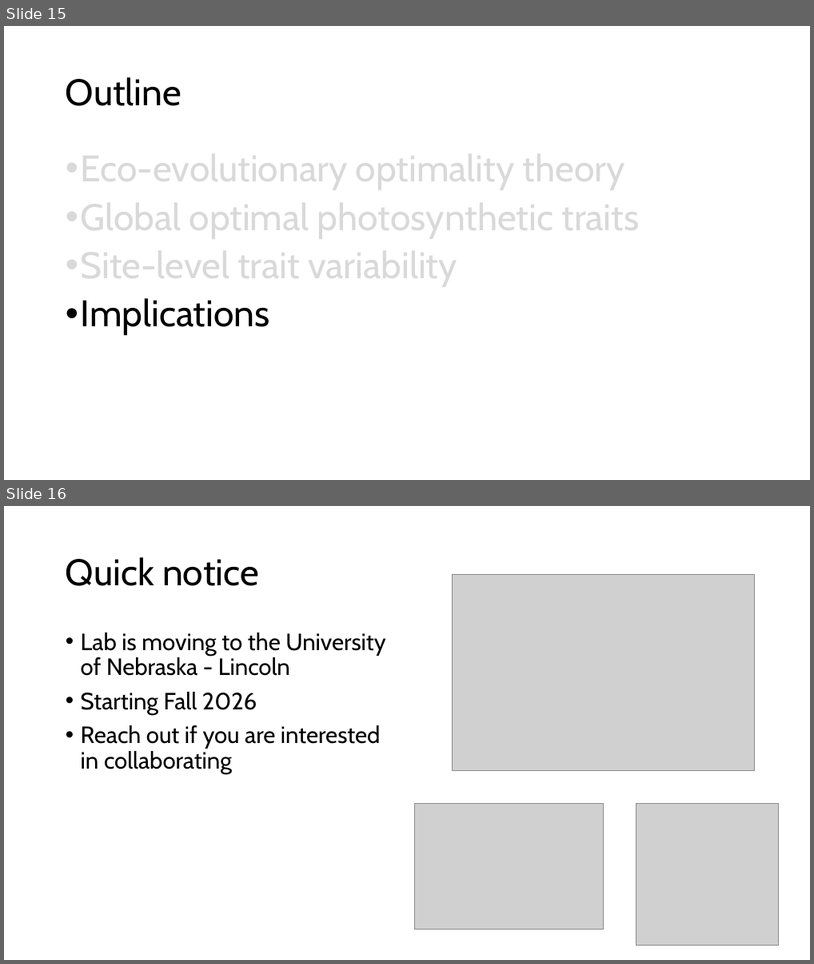
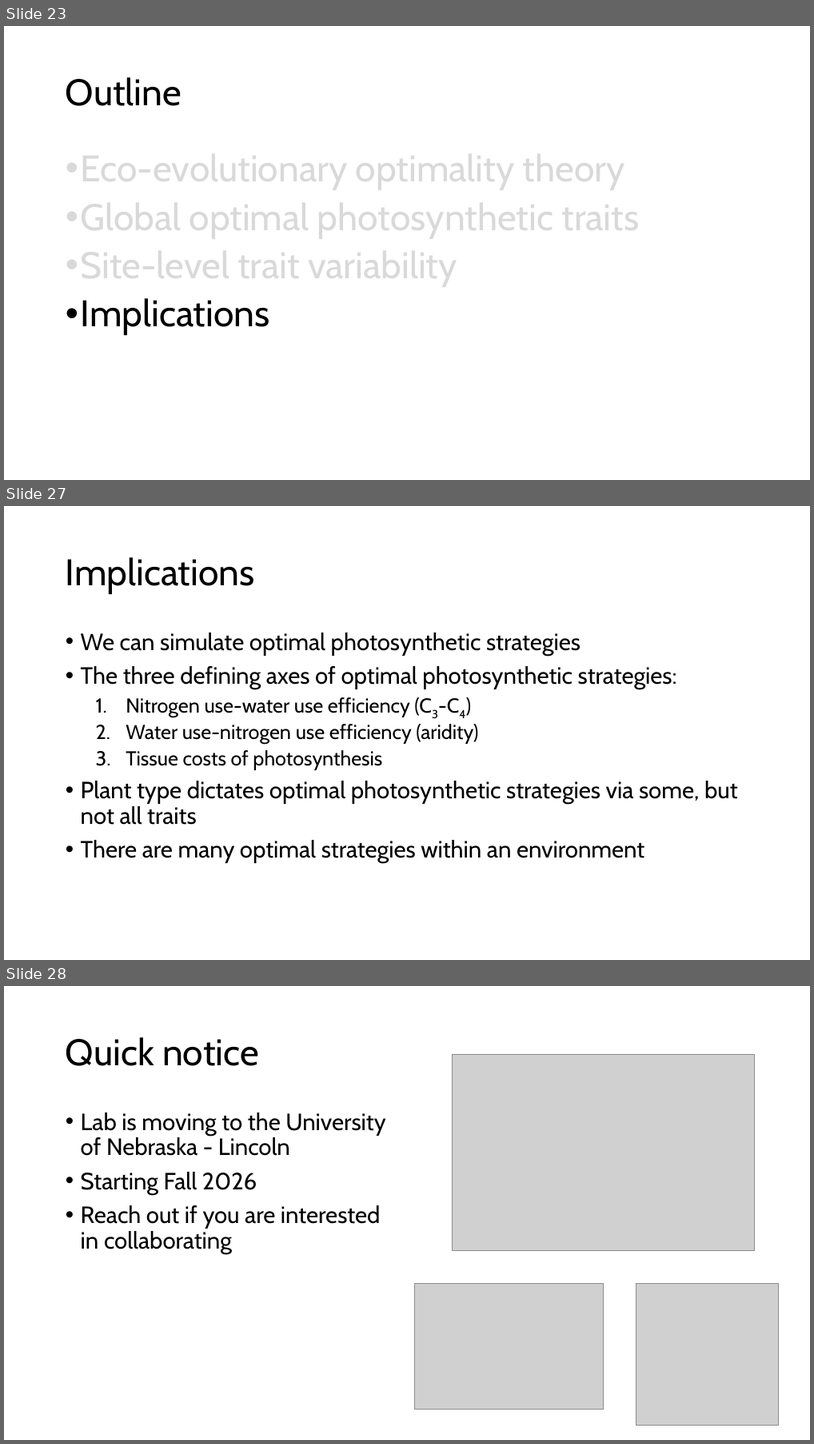
Before and after one commit to SmithEcophysLab/egu_2026, a slide deck: src/egu2026_optphoto_smith.pptx. Shown one above the other, each under a label of ours: slides 15 and 16 before the commit, slides 23, 27 and 28 after it; the slides between them are not shown. The pictures are 814x964 and 814x1444 pixels, drawn with LibreOffice and Linux fonts; fonts in the diff are those of the drawing; grey boxes stand for pictures. Boxes give left, top, right and bottom in pixels: in the first picture for what was removed or moved away, otherwise in the second. Text is boxed around its words. In the diff, an @@ line names an element or a change of style, - is before the commit and + after.

```diff
--- a/src/egu2026_optphoto_smith.pptx
+++ b/src/egu2026_optphoto_smith.pptx
@@ slide 27 added at bbox=[4, 506, 810, 960], background #FFFFFF @@
@@ title added at bbox=[66, 557, 255, 594], 44 pt, text #000000 @@
+Implications
@@ text added at bbox=[81, 632, 738, 863], 28 pt, text #000000 @@
+• We can simulate optimal photosynthetic strategies
+• The three defining axes of optimal photosynthetic strategies:
+  1. Nitrogen use-water use efficiency (C3-C4)
+  2. Water use-nitrogen use efficiency (aridity)
+  3. Tissue costs of photosynthesis
+• Plant type dictates optimal photosynthetic strategies via some, but not all traits
+• There are many optimal strategies within an environment
@@ what was slide 15 is now slide 23 @@
@@ what was slide 16 is now slide 28 @@
```
Also in this commit, not shown: 2 slides changed, 12 other slides added, 1 other file.
